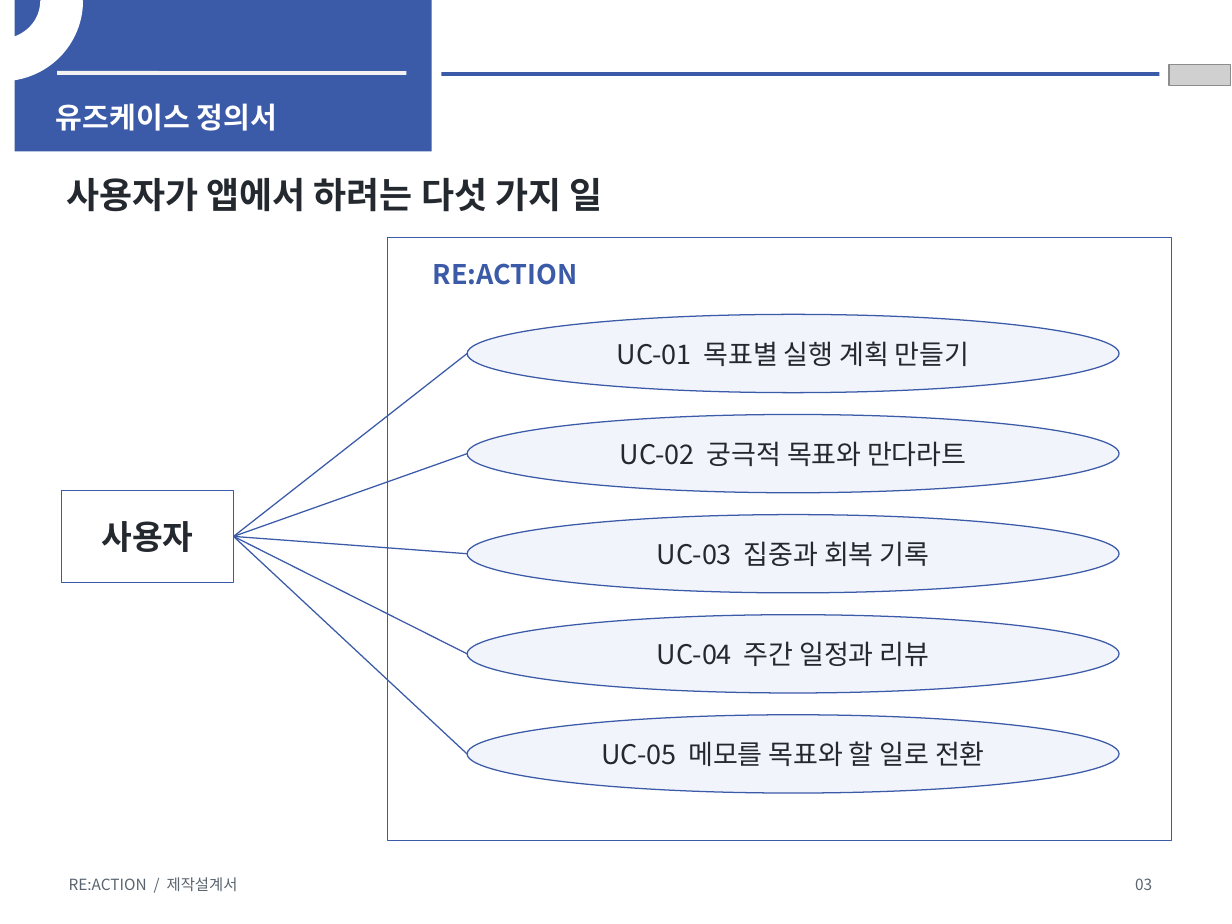
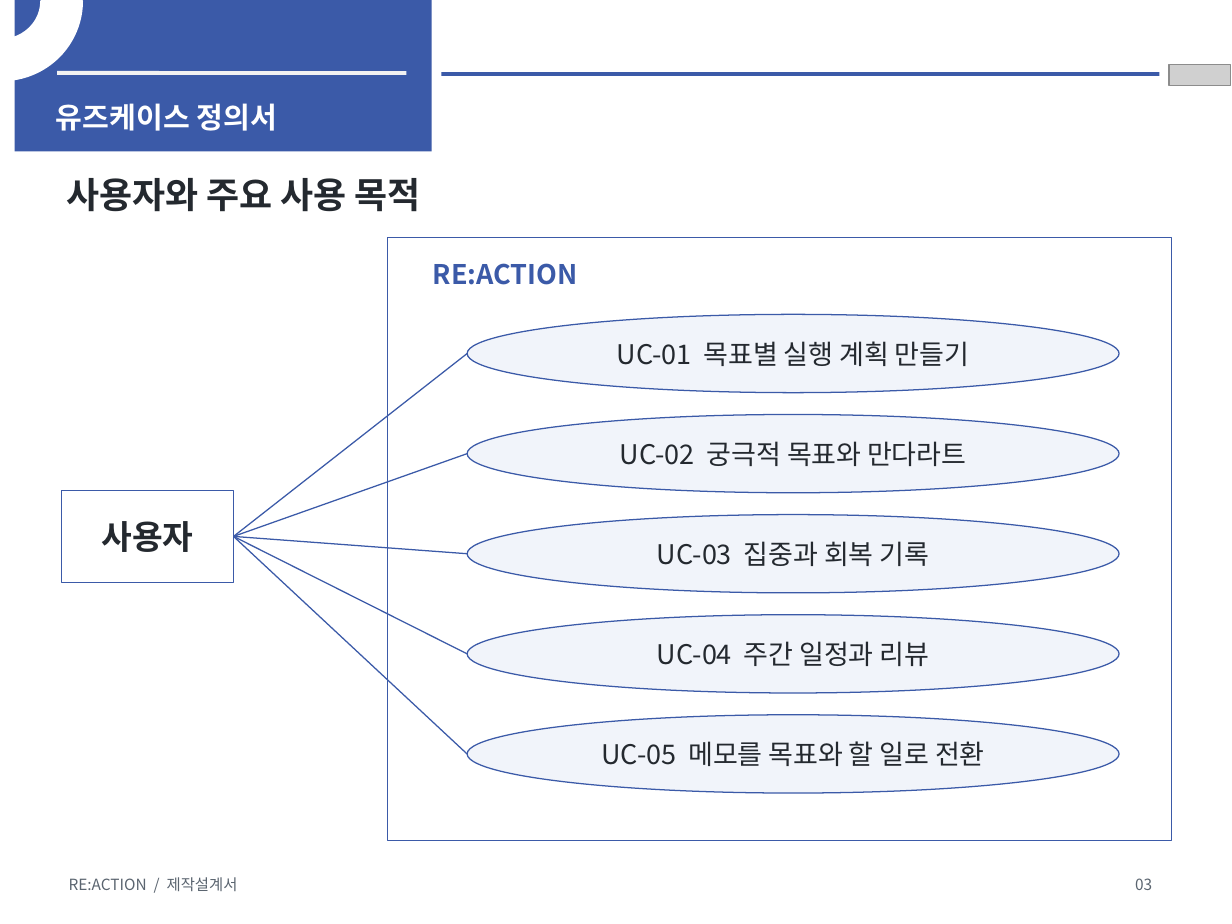
Before and after one commit to hanium-reaction/reaction-frontend, a slide deck: slide 3 of deliverables/2026_한이음_제작설계서_프론트엔드_핵심정리본.pptx. Drawn at 1232x924 pixels with LibreOffice and Linux fonts; fonts in the diff are those of the drawing; grey boxes stand for pictures. Boxes give left, top, right and bottom in pixels: in the first picture for what was removed or moved away, otherwise in the second. Text is boxed around its words. In the diff, an @@ line names an element or a change of style, - is before the commit and + after.

```diff
--- a/deliverables/2026_한이음_제작설계서_프론트엔드_핵심정리본.pptx
+++ b/deliverables/2026_한이음_제작설계서_프론트엔드_핵심정리본.pptx
@@ text at [66, 178, 421, 212]: text changed @@
-사용자가 앱에서 하려는 다섯 가지 일
+사용자와 주요 사용 목적
```
Also in this commit, not shown: 3 other slides changed.
